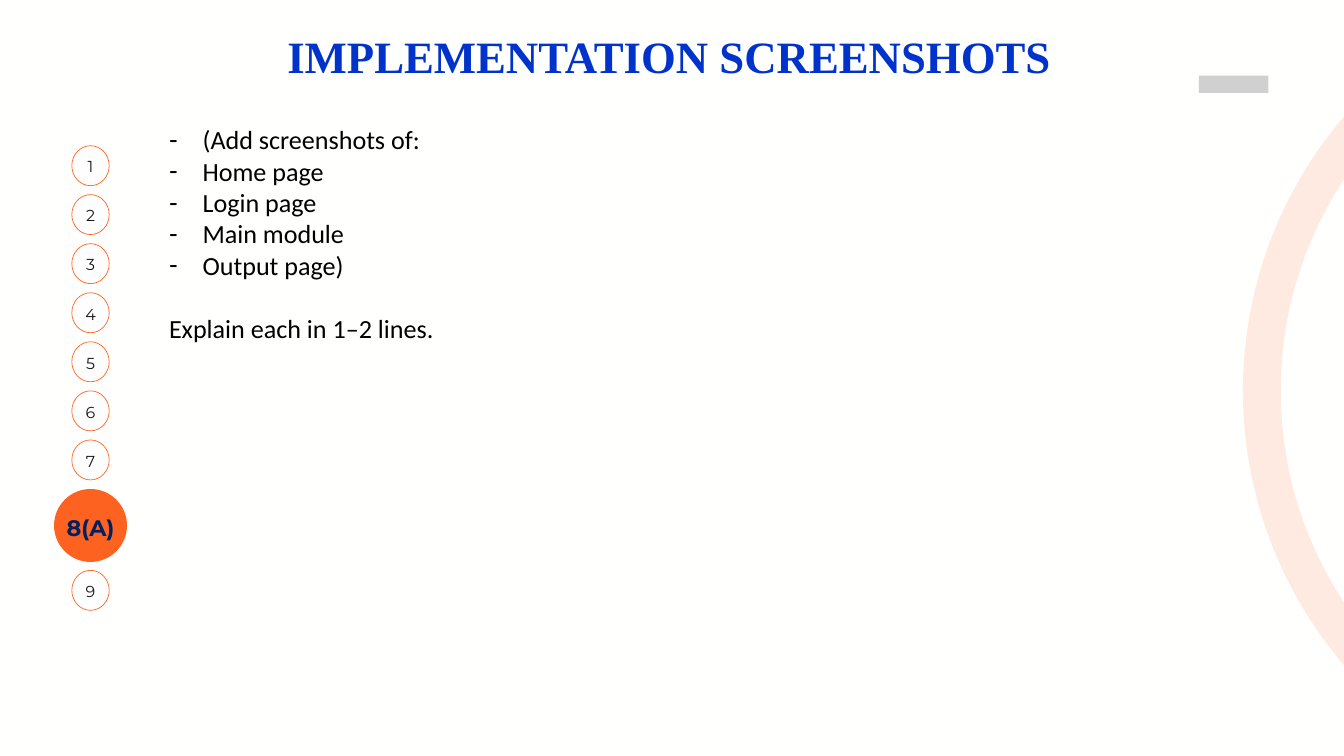
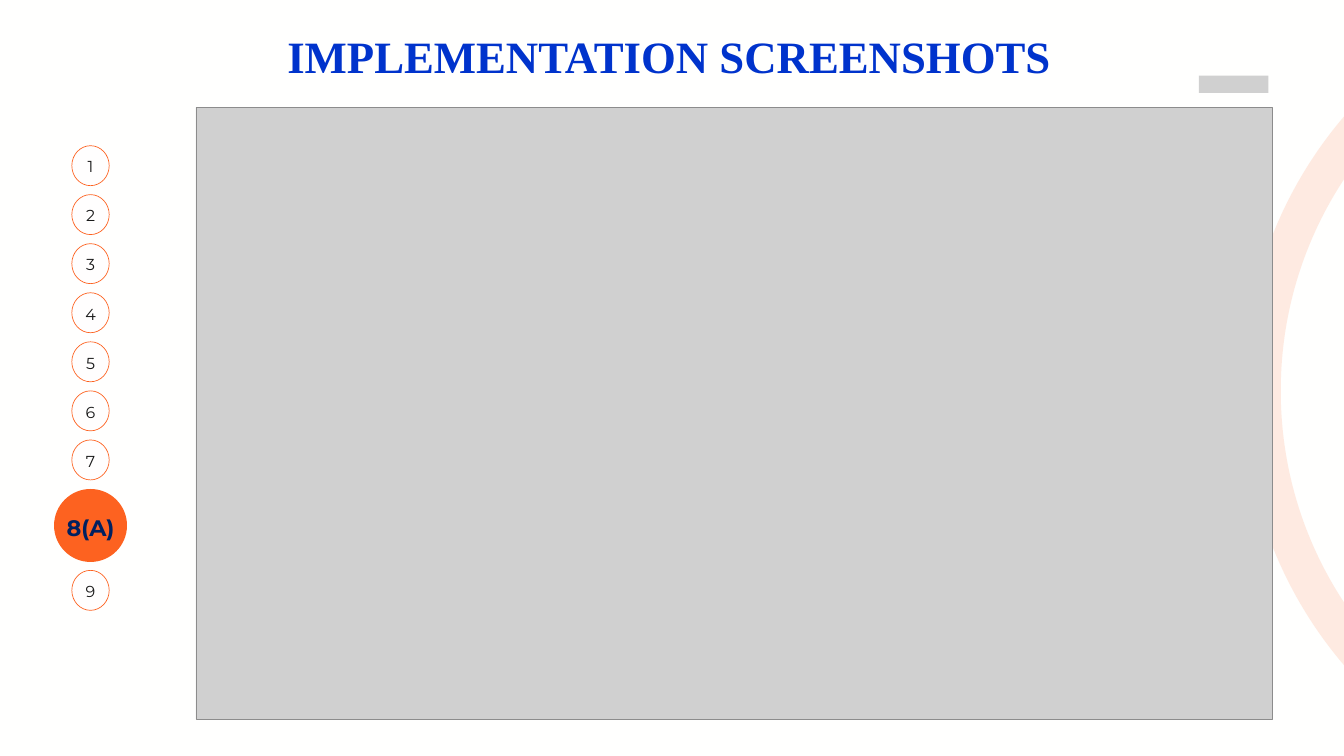
Before and after one commit to vtu26270/FULL-STACK-DEVELOPMENT, a slide deck: slide 11 of 26270 REVIEW 1 PPT.pptx. Drawn at 1344x756 pixels with LibreOffice and Linux fonts; fonts in the diff are those of the drawing; grey boxes stand for pictures. Boxes give left, top, right and bottom in pixels: in the first picture for what was removed or moved away, otherwise in the second. Text is boxed around its words. In the diff, an @@ line names an element or a change of style, - is before the commit and + after.

```diff
--- a/26270 REVIEW 1 PPT.pptx
+++ b/26270 REVIEW 1 PPT.pptx
@@ picture added at (196, 108, 1272, 719) @@
@@ text removed at (169, 130, 433, 343) @@
-– (Add screenshots of:
-– Home page
-– Login page
-– Main module
-– Output page)
-Explain each in 1–2 lines.
```
Also in this commit, not shown: 2 other slides changed.
